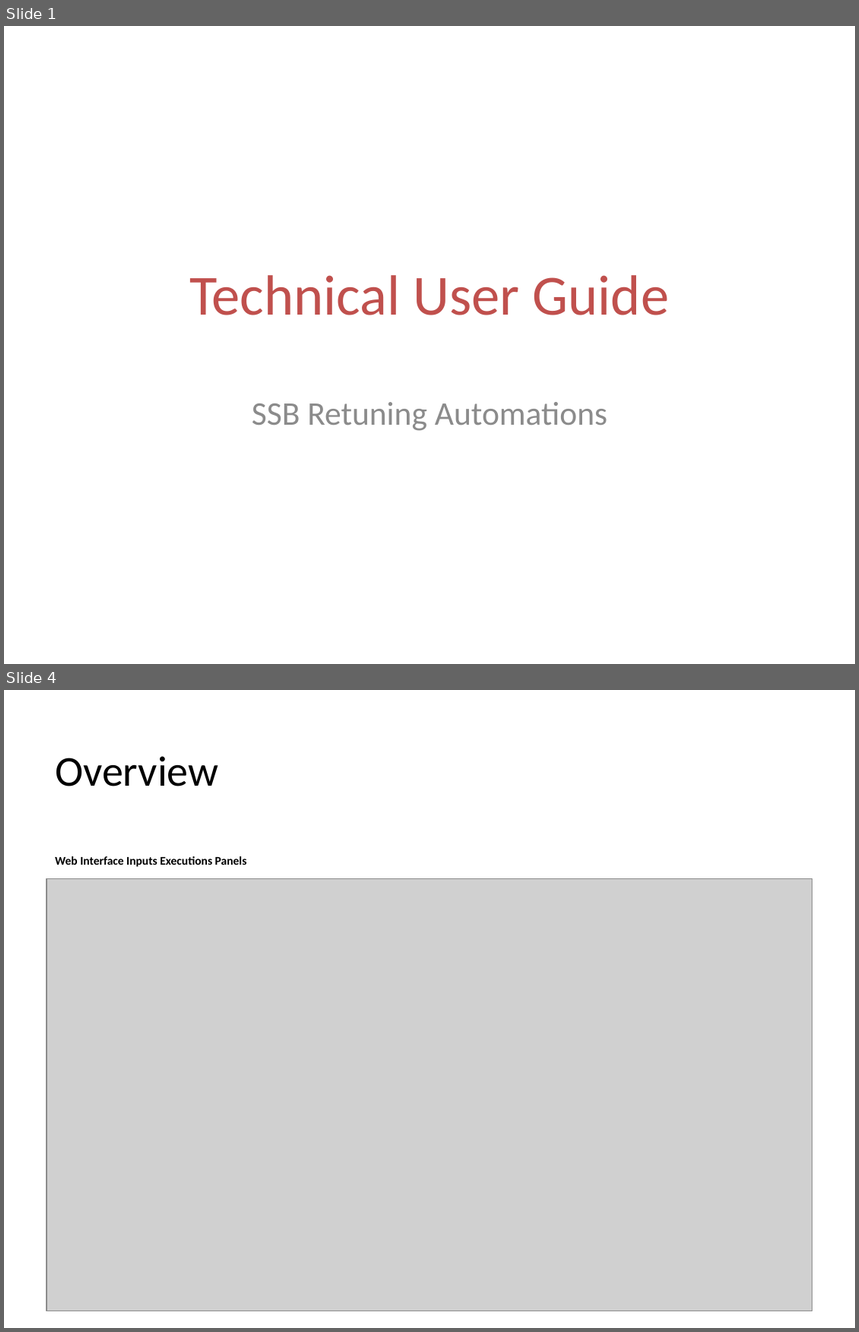
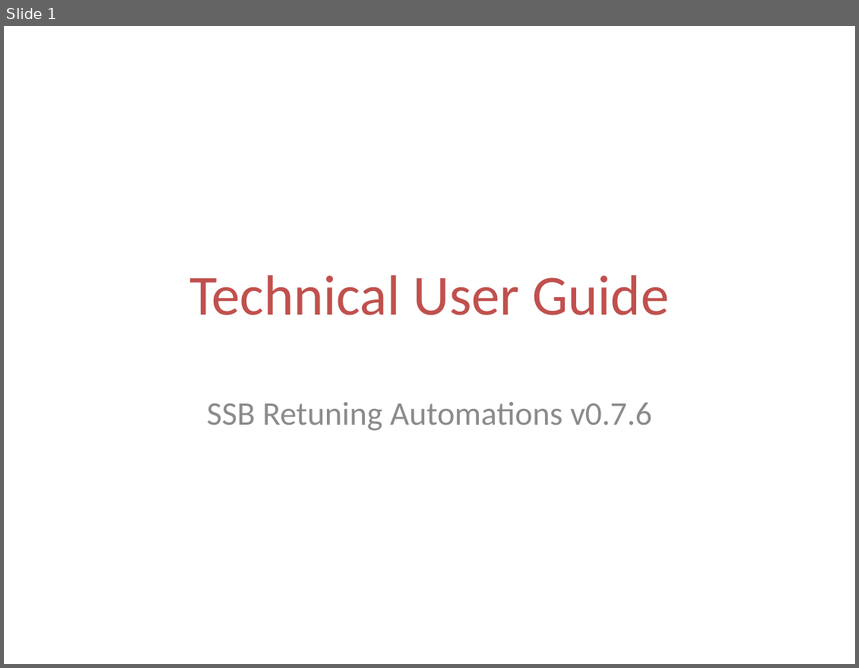
Before and after one commit to jaimetur/SSB_RetuningAutomations, a slide deck: help/User-Guide-SSB-Retuning-Automations-v0.7.6.pptx. Shown one above the other, each under a label of ours: slides 1 and 4 before the commit, slide 1 after it; the slides between them are not shown. The pictures are 859x1332 and 859x668 pixels, drawn with LibreOffice and Linux fonts; fonts in the diff are those of the drawing; grey boxes stand for pictures; background and template pictures are left out. Boxes give left, top, right and bottom in pixels: in the first picture for what was removed or moved away, otherwise in the second. Text is boxed around its words. In the diff, an @@ line names an element or a change of style, - is before the commit and + after.

Commit message:
- Enhanced the script to generate user guide from Markdown files to support images and links. - Updated Documentation to include `SSB Retuning Automations - Interfaces` section into the User Guide. - Adjusted PPT image layouts and placeholders by section.

```diff
--- a/help/User-Guide-SSB-Retuning-Automations-v0.7.6.pptx
+++ b/help/User-Guide-SSB-Retuning-Automations-v0.7.6.pptx
@@ slide 4 removed at (4, 690, 855, 1328), background #FFFFFF @@
@@ title removed at (55, 756, 218, 787) @@
-Overview
@@ text removed at (55, 856, 247, 867) @@
-Web Interface Inputs Executions Panels
@@ picture removed at (47, 879, 813, 1312) @@
@@ slide 1 changed as well @@
@@ subtitle at (207, 402, 652, 431): text changed @@
-SSB Retuning Automations
+SSB Retuning Automations v0.7.6
```
Also in this commit, not shown: 54 other slides changed, 7 slides added, 5 other slides removed, 7 other files.
